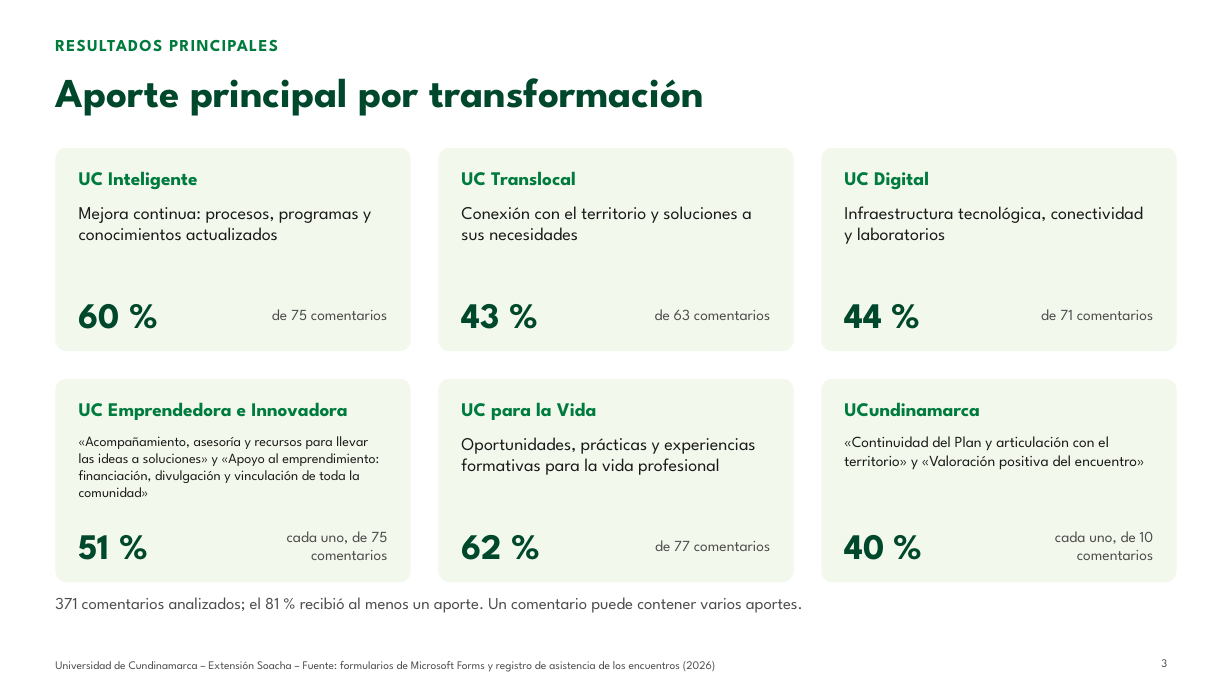
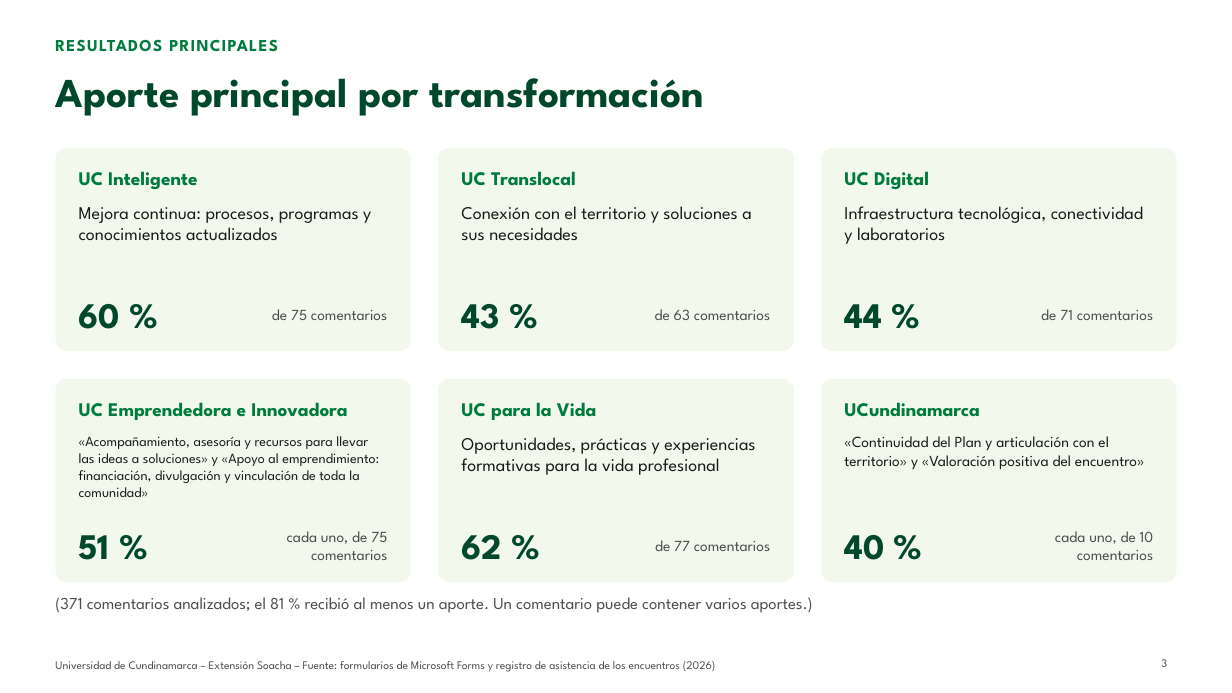
Before and after one commit to Nicolaserd/Planeacion_estrategica_transformaciones_temas, a slide deck: slide 3 of flujo_bert_jev/informe/presentaciones/Presentacion_Extension_Soacha_BERT_Jev.pptx. Drawn at 1232x693 pixels with LibreOffice and Linux fonts; fonts in the diff are those of the drawing; background and template pictures are left out. Boxes give left, top, right and bottom in pixels: in the first picture for what was removed or moved away, otherwise in the second. Text is boxed around its words. In the diff, an @@ line names an element or a change of style, - is before the commit and + after.

```diff
--- a/flujo_bert_jev/informe/presentaciones/Presentacion_Extension_Soacha_BERT_Jev.pptx
+++ b/flujo_bert_jev/informe/presentaciones/Presentacion_Extension_Soacha_BERT_Jev.pptx
@@ text at <box>55,597,813,613</box>: text changed @@
-371 comentarios analizados; el 81 % recibió al menos un aporte. Un comentario puede contener varios aportes.
+(371 comentarios analizados; el 81 % recibió al menos un aporte. Un comentario puede contener varios aportes.)
```
Also in this commit, not shown: 7 other slides changed, 23 other files.
